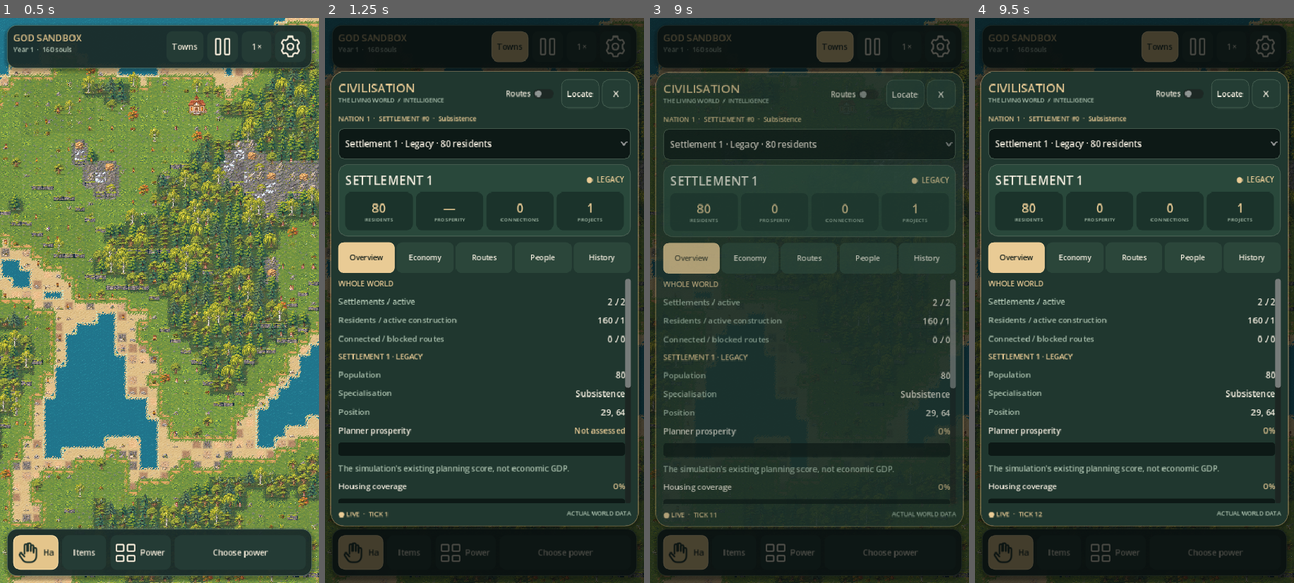
Above: before the commit, frames 1-4 (left to right).
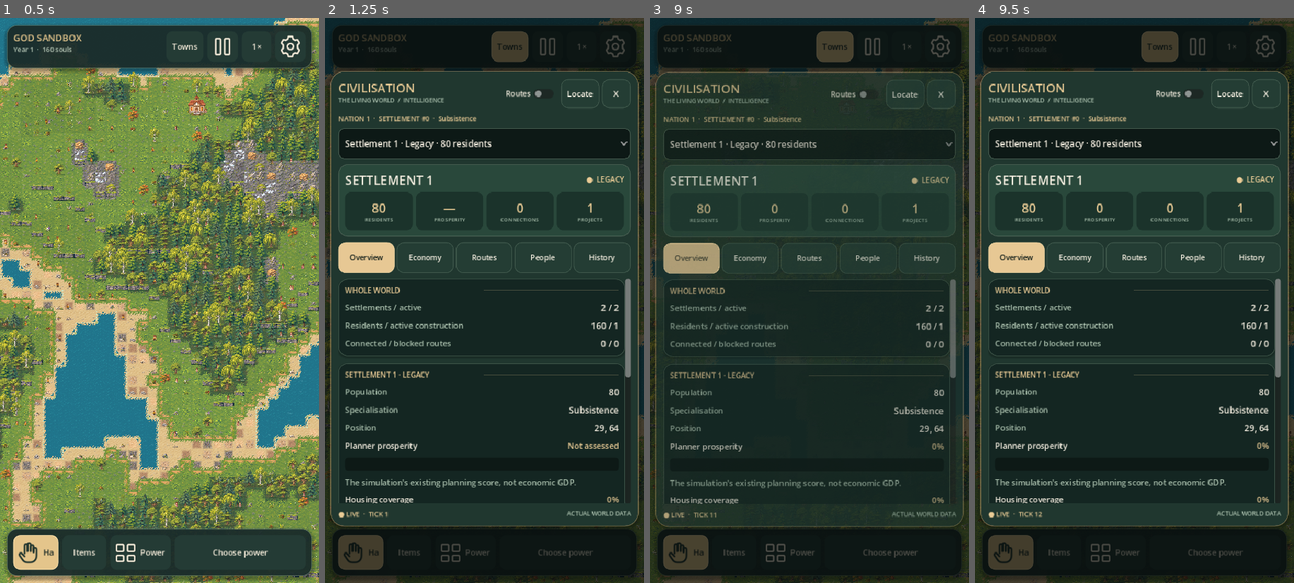
Above: after the commit, the same moments.

Repository: sebbbbrrrr/God-sandbox
Game: Godot game, scene res://scenes/world.tscn
Same seed, same stepped clock (60 frames per second), same inputs: the game is played once before the commit and once after it.
Inputs (mouse positions are in pixels of both pictures, inside the frame that each line leads up to):
- Up to frame 1 (0.5 s): no input
- Up to frame 2 (1.25 s): click "Towns" at 0.5 s
- Up to frame 3 (9 s): click (873, 46) at 1.27 s; click "1×" at 2 s; click "2×" at 2.75 s; click "4×" at 3.5 s; click (940, 46) at 4.27 s; click "Hand" at 5 s; click "Items" at 5.75 s; click "Powers" at 6.5 s; click "Choose power" at 7.25 s; click (908, 232) at 8.02 s; click "Towns" at 8.75 s
- Up to frame 4 (9.5 s): no input

Frame 1 is identical in both runs. In frame 2, 6.5% of the frame differs, in the area x 3-97%, y 39-86%; in frame 3, 4.6%; in frame 4, 6.3%.

Commit message:
feat(ui): replace raw data rows with premium grouped cards, progress motion and tactile tabs

Diff:
--- a/scripts/ui/civilisation_dashboard.gd
+++ b/scripts/ui/civilisation_dashboard.gd
@@ -399,29 +399,57 @@
 
 
 func _clear_content() -> void:
+    current_group = null
     for child in content.get_children():
         content.remove_child(child)
         child.queue_free()
 
 
+func _target() -> VBoxContainer:
+    return current_group if current_group != null else content
+
+
 func _section(title: String) -> void:
+    var card := PanelContainer.new()
+    card.add_theme_stylebox_override("panel", Motion.surface(false, 14))
+    card.size_flags_horizontal = Control.SIZE_EXPAND_FILL
+    content.add_child(card)
+    var column := VBoxContainer.new()
+    column.add_theme_constant_override("separation", 9)
+    card.add_child(column)
+    current_group = column
+    var kicker := HBoxContainer.new()
+    kicker.add_theme_constant_override("separation", 6)
+    column.add_child(kicker)
     var label := _label(title.to_upper(), 11, GOLD)
-    content.add_child(label)
+    kicker.add_child(label)
+    var rule := ColorRect.new()
+    rule.color = Color(GOLD, 0.23)
+    rule.custom_minimum_size.y = 1
+    rule.custom_minimum_size.x = 24
+    rule.size_flags_horizontal = Control.SIZE_EXPAND_FILL
+    rule.size_flags_vertical = Control.SIZE_SHRINK_CENTER
+    rule.mouse_filter = Control.MOUSE_FILTER_IGNORE
+    kicker.add_child(rule)
 
 
 func _text(value: String, color: Color = MUTED) -> void:
-    content.add_child(_label(value, 12, color, true))
+    var desc := _label(value, 12, color, true)
+    desc.add_theme_constant_override("line_spacing", 3)
+    _target().add_child(desc)
 
 
 func _stat(name: String, value: String) -> void:
     var line := HBoxContainer.new()
     line.add_theme_constant_override("separation", 8)
-    var left := _label(name, 12, MUTED)
-    var right := _label(value, 13, IVORY)
+    var left := _label(name, 12, MUTED, true)
+    left.size_flags_stretch_ratio = 1.2
+    var right := _label(value, 13, IVORY, true)
+    right.size_flags_stretch_ratio = 0.86
     right.horizontal_alignment = HORIZONTAL_ALIGNMENT_RIGHT
     line.add_child(left)
     line.add_child(right)
-    content.add_child(line)
+    _target().add_child(line)
 
 
 func _bar(name: String, value: int, description: String = "", inverse: bool = false) -> void:
@@ -430,13 +458,13 @@
     var amount := _label("%d%%" % value if value >= 0 else "Not assessed", 12, GOLD)
     amount.horizontal_alignment = HORIZONTAL_ALIGNMENT_RIGHT
     top.add_child(amount)
-    content.add_child(top)
+    _target().add_child(top)
     var bar := ProgressBar.new()
     bar.min_value = 0
     bar.max_value = 100
     bar.value = clampi(value, 0, 100)
     bar.show_percentage = false
-    bar.custom_minimum_size.y = 12
+    bar.custom_minimum_size.y = 9
     var tint := MUTED
     if value >= 0:
         tint = DANGER if value >= 70 else (WARNING if value >= 40 else GOOD)
@@ -444,16 +472,23 @@
             tint = GOOD if value >= 70 else (WARNING if value >= 40 else DANGER)
     bar.add_theme_stylebox_override("background", _style(DARK, 5))
     bar.add_theme_stylebox_override("fill", _style(tint, 5))
-    content.add_child(bar)
+    _target().add_child(bar)
+    if animate_content and not reduced_motion and value > 0:
+        bar.value = 0
+        var progress_tween := bar.create_tween()
+        progress_tween.tween_property(bar, "value", float(value), 0.56).set_trans(Tween.TRANS_QUART).set_ease(Tween.EASE_OUT)
     if description != "":
         _text(description)
 
 
 func _notice(text: String, color: Color = WARNING) -> void:
     var p := PanelContainer.new()
-    p.add_theme_stylebox_override("panel", _style(Color("#2c3b34"), 8, true))
+    var notice_style := _style(Color("#2a3932"), 9, true)
+    notice_style.border_color = Color(color, 0.42)
+    notice_style.border_width_left = 3
+    p.add_theme_stylebox_override("panel", notice_style)
     p.add_child(_label(text, 12, color, true))
-    content.add_child(p)
+    _target().add_child(p)
 
 
 func _goto_button(id: int, title: String) -> void:
@@ -465,7 +500,7 @@
         _render(false)
         scroller.scroll_vertical = 0
     )
-    content.add_child(button)
+    _target().add_child(button)
 
 
 func _render(keep_scroll: bool = true) -> void:
@@ -475,9 +510,11 @@
     _clear_content()
     for i in range(tab_buttons.size()):
         var button := tab_buttons[i]
-        button.add_theme_stylebox_override("normal",
-            _style(GOLD if i == current_tab else RAISED, 9))
-        button.add_theme_color_override("font_color", DARK if i == current_tab else IVORY)
+        var selected := i == current_tab
+        button.add_theme_stylebox_override("normal", Motion.action(selected))
+        button.add_theme_stylebox_override("hover", Motion.action(selected, not selected))
+        button.add_theme_color_override("font_color", DARK if selected else IVORY)
+        button.add_theme_color_override("font_hover_color", DARK if selected else IVORY)
     var row := _selected()
     if row.is_empty():
         _text("No settlement records in this world.")
@@ -492,6 +529,13 @@
         4: _history(row)
     if keep_scroll:
         scroller.set_deferred("scroll_vertical", retained)
+    if animate_content and not reduced_motion:
+        content.modulate.a = 0.0
+        var reveal := content.create_tween()
+        reveal.tween_property(content, "modulate:a", 1.0, 0.20).set_trans(Tween.TRANS_CUBIC).set_ease(Tween.EASE_OUT)
+    else:
+        content.modulate.a = 1.0
+    animate_content = false
 
 
 func _overview(row: Dictionary) -> void:
